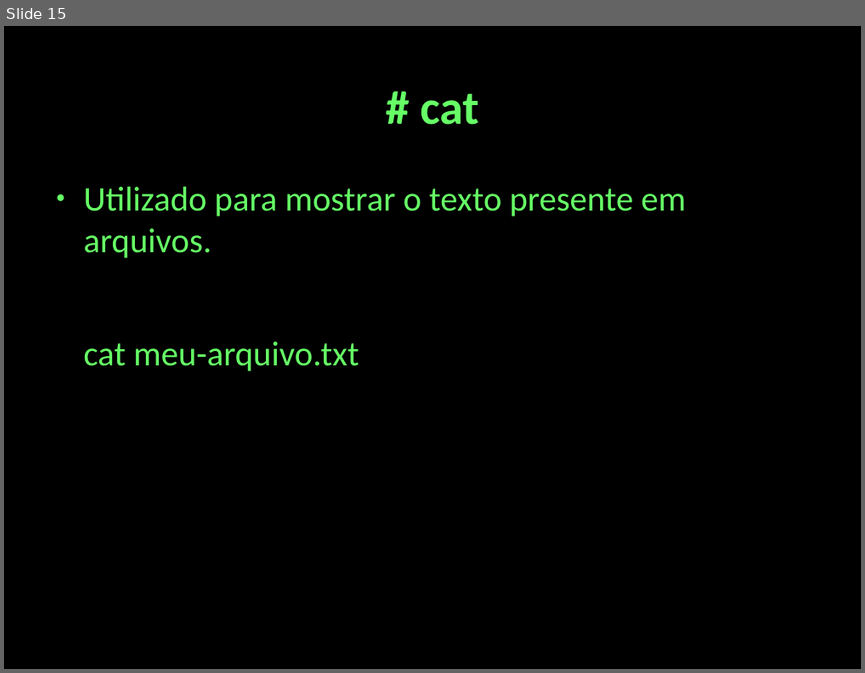
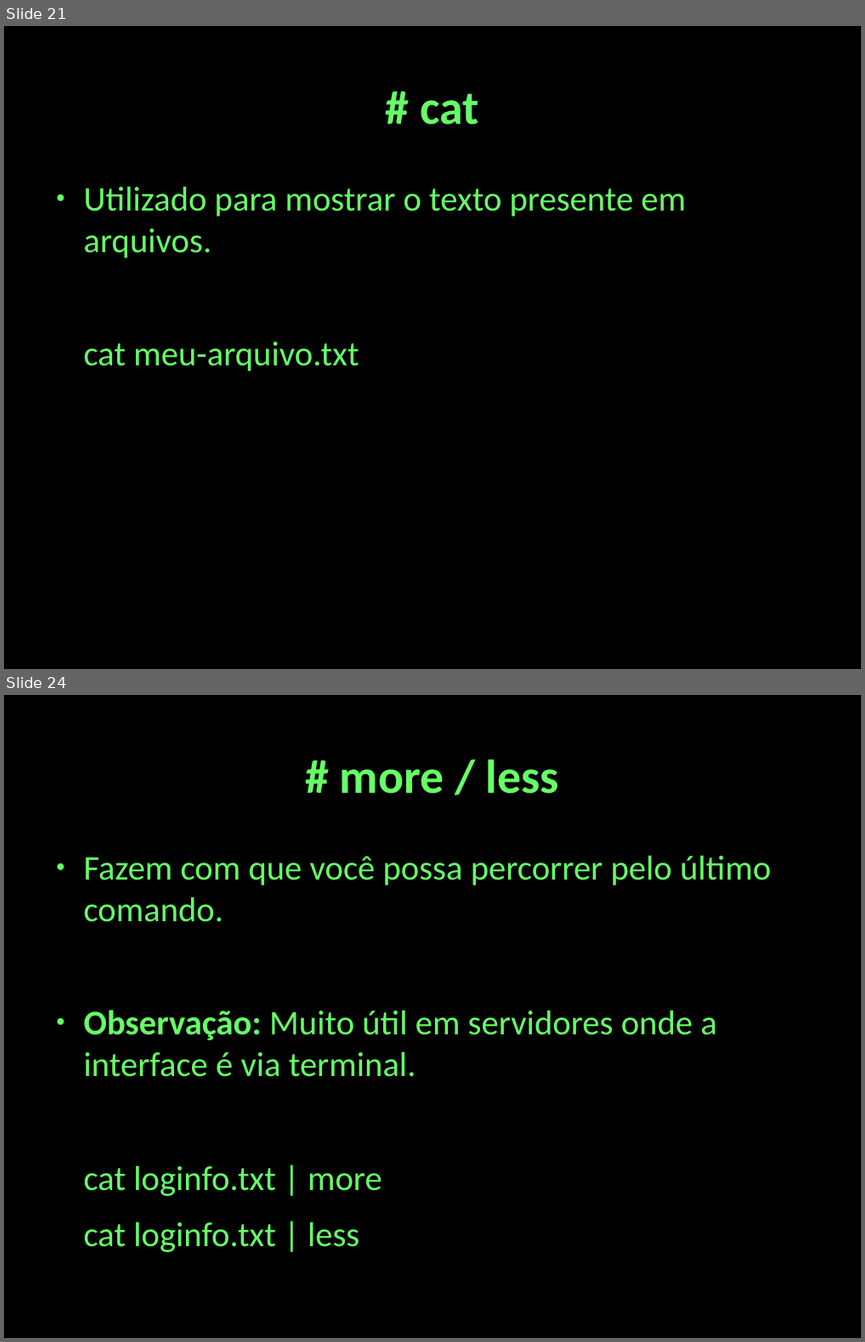
Before and after one commit to cjlcarvalho/presentations, a slide deck: shell-presentation.odp. Shown one above the other, each under a label of ours: slide 15 before the commit, slides 21 and 24 after it; the slides between them are not shown. The pictures are 865x673 and 865x1342 pixels, drawn with LibreOffice and Linux fonts; fonts in the diff are those of the drawing. Boxes give left, top, right and bottom in pixels: in the first picture for what was removed or moved away, otherwise in the second. Text is boxed around its words. In the diff, an @@ line names an element or a change of style, - is before the commit and + after.

```diff
--- a/shell-presentation.odp
+++ b/shell-presentation.odp
@@ slide 24 added at (4, 695, 861, 1338), background #000000 @@
@@ title added at (340, 759, 559, 794), 44 pt, text #66FF66, bold @@
+# more / less
@@ text added at (84, 855, 771, 1252), 32 pt, text #66FF66 @@
+● Fazem com que você possa percorrer pelo último comando.
+● Observação: Muito útil em servidores onde a interface é via terminal.
+cat loginfo.txt | more
+cat loginfo.txt | less
@@ what was slide 15 is now slide 21 @@
```
Also in this commit, not shown: 1 slide changed, 13 other slides added, 2 other files.
